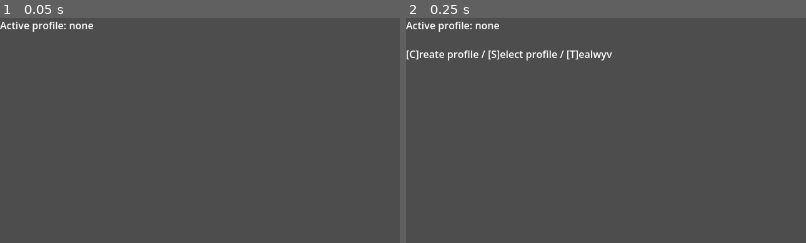
Above: before the commit, frames 1-2 (left to right).
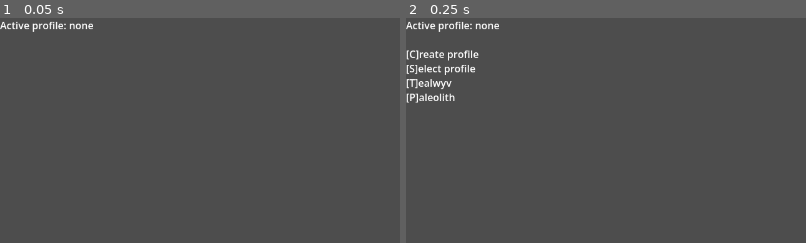
Above: after the commit, the same moments.

Repository: muraglim/proto-arch
Game: Godot game, scene res://core/main.tscn
The game is run twice, just before and just after one commit, with the same random seed, the same clock (stepped at 60 frames per second) and the same inputs.
Inputs:
- Up to frame 1 (0.05 s): no input
- Up to frame 2 (0.25 s): no input
The pictures show only the part of the screen within x 0-50%, y 0-50%; the shares and areas given below are measured in that part.

Frame 1 is identical in both runs. In frame 2, 1.4% of the frame differs, in the area x 0-52%, y 14-38%.

Commit message:
feat(Paleolith): bootstrap skeleton — tick loop, gather loop, hub state machine
new prototype. all Paleolith-specific files are net-new; no existing prototype
logic was modified. infrastructure files (uid_ledger, dep_ledger, scope_ledger,
Firm, Keeper) extended with Paleolith entries.

architecture:
- First _process-based Daemon in the architecture (paleolith_tick_daemon).
  tick daemon is scoped to paleolith_hub_lens lifetime.
- PaleolithMedium introduces per-context typewriter dispatch. config lives in
  paleolith_ledger under "typewriter_configs". compose() resolves by context_key
  with "default" fallback. replaces the single _type_out() approach from
  ConsoleMedium.

gameplay:
- day/night cycle at ~20:1 (dev time_scale: 50.0 → ~86s/day). Weather rolls on
  day advance; ambient temp follows a sin curve modulated by weather modifier.
  character temp chases ambient on real (unscaled) delta.
- gather loop: riverbank (flint) and scrubland (tinder), each with a fixed wait
  duration and flat success/failure roll. gathered materials capped in daemon.
  dev bypass (gather_bypass) forces 100% success rate.
- hub state machine: HUB → GATHERING → GATHER_RESULT, options gated by
  inventory and cap state. fire option gated on having both materials.
- fire-making is stubbed.

Diff:
--- a/core/firm.gd
+++ b/core/firm.gd
@@ -17,6 +17,10 @@
 	"uid://i6liuf46emr2", # tealwyv_combat_ledger
 	"uid://6sutqtwumaq6", # tealwyv_text_ledger
 	"uid://bpk1t01kn21d2", # tealwyv_character_daemon
+
+	#paleolith
+	"uid://dbb4nhow24e5x", # paleolith_ledger
+	"uid://u613hticam7w", #paleolith_text_ledger
 ]
 
 var ledgers: Dictionary = {}
--- a/core/keeper.gd
+++ b/core/keeper.gd
@@ -10,6 +10,10 @@
 	"uid://dah77mrkcmp7c", #tealwyv_dev_store
 	"uid://dnaj0b86atrx1", #tealwyv_character_store
 	"uid://cm70cvnxnh10s", #tealwyv_luck_store
+
+	# paleolith
+	"uid://btfwwyjtecol5", #paleolith_store
+	"uid://brubxwj4wqt3p", #paleolith_dev_store
 ]
 
 var stores: Dictionary = {}
--- /dev/null
+++ b/daemons/paleolith/paleolith_gather_daemon.gd
@@ -0,0 +1,62 @@
+class_name PaleolithGatherDaemon
+extends Daemon
+
+var _duration_riverbank: float = 0.0
+var _duration_scrubland: float = 0.0
+var _base_success_rate: float = 0.0
+
+var _elapsed: float = 0.0
+var _active_duration: float = 0.0
+var _active_location: String = ""
+
+func daemon_init() -> void:
+	set_process(false)
+	_duration_riverbank = Firm.get_value("paleolith_ledger", "gather_duration_riverbank")
+	_duration_scrubland = Firm.get_value("paleolith_ledger", "gather_duration_scrubland")
+	_base_success_rate = Firm.get_value("paleolith_ledger", "gather_base_success_rate")
+	_log("daemon_init(): online.")
+
+func daemon_shutdown() -> void:
+	set_process(false)
+	_log("daemon_shutdown(): offline.")
+
+func start_gather(location: String) -> void:
+	_active_location = location
+	_active_duration = _duration_riverbank if location == "riverbank" else _duration_scrubland
+	_elapsed = 0.0
+	set_process(true)
+	_log("start_gather(): %s (%.1fs)" % [location, _active_duration])
+
+func _process(delta: float) -> void:
+	_elapsed += delta
+	if _elapsed >= _active_duration:
+		set_process(false)
+		_resolve()
+
+func _resolve() -> void:
+	var bypass: bool = Keeper.get_value("paleolith_dev_store", "gather_bypass", false)
+	var threshold: float = 1.0 if bypass else _base_success_rate
+	if randf() < threshold:
+		_grant_yield()
+	else:
+		gather_failed.emit(_active_location)
+		_log("_resolve(): fail at %s" % _active_location)
+
+func _grant_yield() -> void:
+	var yield_key: String = "flint" if _active_location == "riverbank" else "tinder"
+	var cap_key: String = "flint_cap" if _active_location == "riverbank" else "tinder_cap"
+	var current: int = Keeper.get_value("paleolith_store", yield_key, 0)
+	var cap: int = Firm.get_value("paleolith_ledger", cap_key)
+	if current >= cap:
+		# lens should prevent reaching here via UI gates, but daemon is authoritative
+		gather_failed.emit(_active_location)
+		_log("_grant_yield(): %s already at cap (%d)" % [yield_key, cap])
+		return
+	Keeper.set_value("paleolith_store", yield_key, current + 1)
+	gather_succeeded.emit(_active_location, current + 1)
+	_log("_grant_yield(): +1 %s (%d/%d)" % [yield_key, current + 1, cap])
+
+@warning_ignore("unused_signal")
+signal gather_succeeded(location: String, new_count: int)
+@warning_ignore("unused_signal")
+signal gather_failed(location: String)
--- /dev/null
+++ b/daemons/paleolith/paleolith_tick_daemon.gd
@@ -0,0 +1,124 @@
+class_name PaleolithTickDaemon
+extends Daemon
+
+# ledger constants cached at daemon_init — all immutable, safe to cache.
+var _day_duration: float = 0.0
+var _tick_emit_interval: float = 0.0
+var _temp_chase_rate: float = 0.0
+var _weather_table: Array = []
+var _temp_grades: Array = []
+var _time_labels: Array = []
+var _temp_base_min: float = 0.0
+var _temp_base_max: float = 0.0
+
+# ephemeral state — not persisted. lives in daemon memory only.
+var _elapsed: float = 0.0
+var _emit_elapsed: float = 0.0
+var _time_of_day: float = 0.0
+var _ambient_temp: float = 0.0
+var _character_temp: float = 0.0
+var _weather: String = "clear"  # local cache; updated on day roll only.
+
+func daemon_init() -> void:
+	_day_duration = Firm.get_value("paleolith_ledger", "day_duration_seconds")
+	_tick_emit_interval = Firm.get_value("paleolith_ledger", "tick_emit_interval")
+	_temp_chase_rate = Firm.get_value("paleolith_ledger", "temp_chase_rate")
+	_weather_table = Firm.get_value("paleolith_ledger", "weather_table")
+	_temp_grades = Firm.get_value("paleolith_ledger", "temp_grades")
+	_time_labels = Firm.get_value("paleolith_ledger", "time_labels")
+	var range_data: Dictionary = Firm.get_value("paleolith_ledger", "temp_base_range")
+	_temp_base_min = range_data["min"]
+	_temp_base_max = range_data["max"]
+	_weather = Keeper.get_value("paleolith_store", "weather", "clear")
+	_update_ambient_temp()
+	_character_temp = _ambient_temp
+	_log("daemon_init(): online. ambient: %.1f° | character: %.1f°" % [_ambient_temp, _character_temp])
+
+func daemon_shutdown() -> void:
+	set_process(false)
+	_log("daemon_shutdown(): offline.")
+
+func _process(delta: float) -> void:
+	var time_scale: float = Keeper.get_value("paleolith_dev_store", "time_scale", 1.0)
+	var scaled_delta: float = delta * time_scale
+
+	_elapsed += scaled_delta
+	if _elapsed >= _day_duration:
+		_elapsed -= _day_duration
+		_advance_day()
+
+	_time_of_day = _elapsed / _day_duration
+	_update_ambient_temp()
+	_chase_character_temp(delta)
+
+	_emit_elapsed += delta
+	if _emit_elapsed >= _tick_emit_interval:
+		_emit_elapsed -= _tick_emit_interval
+		var payload := build_tick_payload()
+		_log("day %d | %s | %s | %.1f° (%s)" % [
+			payload["day"], payload["time_label"], payload["weather"],
+			payload["character_temp"], payload["temp_grade"]
+		])
+		tick.emit(payload)
+
+func _advance_day() -> void:
+	var current_day: int = Keeper.get_value("paleolith_store", "day", 1)
+	Keeper.set_value("paleolith_store", "day", current_day + 1)
+	_roll_weather()
+	var new_day: int = Keeper.get_value("paleolith_store", "day")
+	_log("_advance_day(): day %d | weather: %s" % [new_day, _weather])
+	day_rolled.emit(new_day, _weather)
+
+func _roll_weather() -> void:
+	var total_weight: float = _weather_table.reduce(func(acc, e): return acc + e["weight"], 0.0)
+	var roll: float = randf() * total_weight
+	var cursor: float = 0.0
+	for entry in _weather_table:
+		cursor += entry["weight"]
+		if roll < cursor:
+			_weather = entry["weather"]
+			Keeper.set_value("paleolith_store", "weather", _weather)
+			return
+
+func _update_ambient_temp() -> void:
+	var sun_factor: float = sin(_time_of_day * PI)
+	var base_temp: float = lerp(_temp_base_min, _temp_base_max, sun_factor)
+	_ambient_temp = base_temp + _get_weather_modifier()
+
+func _get_weather_modifier() -> float:
+	for entry in _weather_table:
+		if entry["weather"] == _weather:
+			return entry["temp_modifier"]
+	return 0.0
+
+func _chase_character_temp(delta: float) -> void:
+	# real (unscaled) delta — character temp responds to real time, not compressed game time.
+	_character_temp = lerp(_character_temp, _ambient_temp, clamp(_temp_chase_rate * delta, 0.0, 1.0))
+
+func build_tick_payload() -> Dictionary:
+	return {
+		"day":            Keeper.get_value("paleolith_store", "day", 1),
+		"time_of_day":    _time_of_day,
+		"time_label":     _get_time_label(),
+		"weather":        _weather,
+		"ambient_temp":   _ambient_temp,
+		"character_temp": _character_temp,
+		"temp_grade":     _get_temp_grade(_character_temp),
+	}
+
+func _get_time_label() -> String:
+	for entry in _time_labels:
+		if _time_of_day < entry["max"]:
+			return entry["label"]
+	return "Night"
+
+func _get_temp_grade(temp: float) -> String:
+	for entry in _temp_grades:
+		if temp < entry["max"]:
+			return entry["label"]
+	return "Hot"
+
+@warning_ignore("unused_signal")
+signal tick(payload: Dictionary)
+@warning_ignore("unused_signal")
+signal day_rolled(day: int, weather: String)
--- a/ledgers/core_text_Ledger.gd
+++ b/ledgers/core_text_Ledger.gd
@@ -3,7 +3,7 @@
 
 func _ready() -> void:
 	data = {
-	"project_start_main": "Active profile: {active_name}\n\n[C]reate profile / [S]elect profile / [T]ealwyv",
+	"project_start_main": "Active profile: {active_name}\n\n[C]reate profile\n[S]elect profile\n[T]ealwyv\n[P]aleolith",
 	"profile_creation_prompt": "Enter a name for your new profile (max {max_len} characters):",
 	"profile_creation_empty": "Name cannot be empty. Try again:",
 	"profile_creation_forbidden": "Name contains a forbidden character. Forbidden characters: {chars}\n\nTry again:",
--- a/ledgers/dep_ledger.gd
+++ b/ledgers/dep_ledger.gd
@@ -195,4 +195,45 @@
 				]
 			},
 		],
+		"paleolith_hub_lens": [
+			{
+				"uid_key": "console_channel",
+				"type": "channel",
+				"role": "console_channel",
+				"order": 0,
+				"wires": [
+					{"case": "signal", "signal": "input_received", "target": "self", "method": "_on_input"},
+				]
+			},
+			{
+				"uid_key": "paleolith_medium",
+				"type": "geist",
+				"role": "paleolith_medium",
+				"order": 1,
+				"wires": [
+					{"case": "call", "method": "set_channel", "target": "console_channel"},
+					{"case": "call", "source": "self", "method": "set_medium", "target": "paleolith_medium"},
+				]
+			},
+			{
+				"uid_key": "paleolith_tick_daemon",
+				"type": "daemon",
+				"role": "paleolith_tick_daemon",
+				"order": 2,
+				"wires": [
+					{"case": "call", "source": "self", "method": "set_tick_daemon", "target": "paleolith_tick_daemon"},
+				]
+			},
+			{
+				"uid_key": "paleolith_gather_daemon",
+				"type": "daemon",
+				"role": "paleolith_gather_daemon",
+				"order": 3,
+				"wires": [
+					{"case": "call", "source": "self", "method": "set_gather_daemon", "target": "paleolith_gather_daemon"},
+					{"case": "signal", "signal": "gather_succeeded", "target": "self", "method": "_on_gather_succeeded"},
+					{"case": "signal", "signal": "gather_failed", "target": "self", "method": "_on_gather_failed"},
+				]
+			},
+		],
 	}
--- /dev/null
+++ b/ledgers/paleolith/paleolith_ledger.gd
@@ -0,0 +1,58 @@
+class_name PaleolithLedger
+extends Ledger
+
+func _ready() -> void:
+	data = {
+		# tick
+		"day_duration_seconds": 4320.0,
+		"tick_emit_interval": 1.0,
+		"temp_chase_rate": 0.1,
+		"temp_base_range": {"min": 12.0, "max": 28.0},
+
+		"weather_table": [
+			{"weather": "clear",    "weight": 40.0, "temp_modifier":   5.0},
+			{"weather": "overcast", "weight": 30.0, "temp_modifier":  -2.0},
+			{"weather": "rain",     "weight": 20.0, "temp_modifier":  -6.0},
+			{"weather": "storm",    "weight": 10.0, "temp_modifier": -12.0},
+		],
+
+		"temp_grades": [
+			{"label": "Frigid",      "max":  5.0},
+			{"label": "Cold",        "max": 12.0},
+			{"label": "Cool",        "max": 18.0},
+			{"label": "Comfortable", "max": 24.0},
+			{"label": "Warm",        "max": 30.0},
+			{"label": "Hot",         "max":  INF},
+		],
+
+		"time_labels": [
+			{"label": "Night",     "max": 0.15},
+			{"label": "Dawn",      "max": 0.25},
+			{"label": "Morning",   "max": 0.45},
+			{"label": "Midday",    "max": 0.55},
+			{"label": "Afternoon", "max": 0.75},
+			{"label": "Dusk",      "max": 0.85},
+			{"label": "Night",     "max": 1.01},
+		],
+
+		# gathering
+		"gather_duration_riverbank": 2.5,
+		"gather_duration_scrubland": 2.0,
+		"gather_base_success_rate": 0.6,
+		# caps live here until upgrade mechanics warrant moving them to paleolith_store
+		"flint_cap": 3,
+		"tinder_cap": 5,
+
+		# typewriter dispatch — keyed by compose context_key, fallback to "default"
+		"typewriter_configs": {
+			"default":                             {"chars_per_second": 60.0, "initial_delay": 0.0},
+			"paleolith_hub":                       {"chars_per_second": 60.0, "initial_delay": 0.0},
+			"paleolith_gathering_start_riverbank": {"chars_per_second": 70.0, "initial_delay": 0.0},
+			"paleolith_gathering_start_scrubland": {"chars_per_second": 70.0, "initial_delay": 0.0},
+			"paleolith_gather_success_flint":      {"chars_per_second": 70.0, "initial_delay": 0.0},
+			"paleolith_gather_success_tinder":     {"chars_per_second": 70.0, "initial_delay": 0.0},
+			"paleolith_gather_fail_flint":         {"chars_per_second": 70.0, "initial_delay": 0.0},
+			"paleolith_gather_fail_tinder":        {"chars_per_second": 70.0, "initial_delay": 0.0},
+			"paleolith_fire_stub":                 {"chars_per_second": 30.0, "initial_delay": 0.5},
+		},
+	}
--- /dev/null
+++ b/ledgers/paleolith/paleolith_text_ledger.gd
@@ -0,0 +1,14 @@
+class_name PaleolithTextLedger
+extends Ledger
+
+func _ready() -> void:
+	data = {
+		"paleolith_hub": "Day {day} | {time_label} | {weather}\n{temp_grade}\n\nFlint: {flint}/{flint_cap}  Tinder: {tinder}/{tinder_cap}\n\n{options}",
+		"paleolith_gathering_start_riverbank": "You descend to the riverbank, scanning the gravel shallows for workable stone.\n\n...",
+		"paleolith_gathering_start_scrubland": "You push through the dry scrubland, searching the brittle undergrowth for tinder.\n\n...",
+		"paleolith_gather_success_flint": "You pocket a piece of flint with a promising edge. ({count}/{cap})\n\n[continue]",
+		"paleolith_gather_success_tinder": "You gather a handful of dry grass and shredded bark. ({count}/{cap})\n\n[continue]",
+		"paleolith_gather_fail_flint": "Nothing suitable among the stones today.\n\n[continue]",
+		"paleolith_gather_fail_tinder": "The scrubland offers little of use.\n\n[continue]",
+		"paleolith_fire_stub": "[FIRE — skeleton]\n\n[continue]",
+	}
--- a/ledgers/scope_ledger.gd
+++ b/ledgers/scope_ledger.gd
@@ -3,9 +3,10 @@
 
 func _ready() -> void:
 	data = {
-		"project_start": ["profile", "tealwyv_start"],
+		"project_start": ["profile", "tealwyv_start", "paleolith_hub"],
 		"profile": ["project_start"],
 		"tealwyv_start": ["project_start", "tealwyv_hub"],
 		"tealwyv_hub": ["tealwyv_start", "tealwyv_event"],
 		"tealwyv_event": ["tealwyv_hub"],
+		"paleolith_hub": ["project_start"],
 	}
--- a/ledgers/uid_ledger.gd
+++ b/ledgers/uid_ledger.gd
@@ -28,4 +28,14 @@
 		"tealwyv_reward_daemon": "uid://dkvnvl1ucbvnt",
 		"tealwyv_log_daemon": "uid://b2pk3o8m4bb5u",
 		"tealwyv_text_daemon": "uid://d30aw5tdkrn41",
+
+		# paloelith suite
+		## lenses
+		"paleolith_hub_lens": "uid://w6kjf8d4qqwg",
+
+		## mediums
+		"paleolith_medium": "uid://c7afnrqh8v8jj",
+		## daemons
+		"paleolith_tick_daemon": "uid://cgtlhahjqjhwt",
+		"paleolith_gather_daemon": "uid://18vg8d01ndxe",
 }
--- /dev/null
+++ b/lenses/paleolith/paleolith_hub_lens.gd
@@ -0,0 +1,115 @@
+class_name PaleolithHubLens
+extends Lens
+
+const CONTEXT_KEY = "paleolith_hub"
+
+enum HubState {
+	HUB,
+	GATHERING,
+	GATHER_RESULT,
+	FIRE_STUB,
+}
+
+var state: HubState = HubState.HUB
+
+var _medium: PaleolithMedium = null
+var _tick_daemon: PaleolithTickDaemon = null
+var _gather_daemon: PaleolithGatherDaemon = null
+
+func set_medium(medium: PaleolithMedium) -> void:
+	_medium = medium
+
+func set_tick_daemon(daemon: PaleolithTickDaemon) -> void:
+	_tick_daemon = daemon
+
+func set_gather_daemon(daemon: PaleolithGatherDaemon) -> void:
+	_gather_daemon = daemon
+
+func geist_init() -> void:
+	Scope.register(self)
+
+func geist_shutdown() -> void:
+	_log("geist_shutdown(): offline.")
+
+@warning_ignore("unused_parameter")
+func geist_resume(hint: Variant = "") -> void:
+	state = HubState.HUB
+	_request_compose()
+
+func _on_input(text: String) -> void:
+	if Scope.active_context != CONTEXT_KEY: return
+	match state:
+		HubState.HUB:
+			_handle_hub(text.strip_edges().to_lower())
+		HubState.GATHERING:
+			pass
+		HubState.GATHER_RESULT, HubState.FIRE_STUB:
+			state = HubState.HUB
+			_request_compose()
+
+func _handle_hub(action: String) -> void:
+	var flint: int = Keeper.get_value("paleolith_store", "flint", 0)
+	var tinder: int = Keeper.get_value("paleolith_store", "tinder", 0)
+	var flint_cap: int = Firm.get_value("paleolith_ledger", "flint_cap")
+	var tinder_cap: int = Firm.get_value("paleolith_ledger", "tinder_cap")
+	match action:
+		"r":
+			if flint >= flint_cap: return
+			state = HubState.GATHERING
+			_medium.compose("paleolith_gathering_start_riverbank", {})
+			_gather_daemon.start_gather("riverbank")
+		"s":
+			if tinder >= tinder_cap: return
+			state = HubState.GATHERING
+			_medium.compose("paleolith_gathering_start_scrubland", {})
+			_gather_daemon.start_gather("scrubland")
+		"f":
+			if flint <= 0 or tinder <= 0: return
+			state = HubState.FIRE_STUB
+			_medium.compose("paleolith_fire_stub", {})
+		"b":
+			Mount.unmount(self)
+			Scope.transition("project_start")
+
+func _on_gather_succeeded(location: String, new_count: int) -> void:
+	state = HubState.GATHER_RESULT
+	var is_flint: bool = location == "riverbank"
+	var key: String = "paleolith_gather_success_flint" if is_flint else "paleolith_gather_success_tinder"
+	var cap: int = Firm.get_value("paleolith_ledger", "flint_cap" if is_flint else "tinder_cap")
+	_medium.compose(key, {"count": new_count, "cap": cap})
+
+func _on_gather_failed(location: String) -> void:
+	state = HubState.GATHER_RESULT
+	var key: String = "paleolith_gather_fail_flint" if location == "riverbank" else "paleolith_gather_fail_tinder"
+	_medium.compose(key, {})
+
+func _request_compose() -> void:
+	if Guard.is_null_or_empty(_medium, name + ":_request_compose"): return
+	if Guard.is_null_or_empty(_tick_daemon, name + ":_request_compose"): return
+	var tick: Dictionary = _tick_daemon.build_tick_payload()
+	var flint: int = Keeper.get_value("paleolith_store", "flint", 0)
+	var tinder: int = Keeper.get_value("paleolith_store", "tinder", 0)
+	var flint_cap: int = Firm.get_value("paleolith_ledger", "flint_cap")
+	var tinder_cap: int = Firm.get_value("paleolith_ledger", "tinder_cap")
+	_medium.compose("paleolith_hub", {
+		"day":       tick["day"],
+		"time_label": tick["time_label"],
+		"weather":   tick["weather"],
+		"temp_grade": tick["temp_grade"],
+		"flint":     flint,
+		"flint_cap": flint_cap,
+		"tinder":    tinder,
+		"tinder_cap": tinder_cap,
+		"options":   _build_options(flint, tinder, flint_cap, tinder_cap),
+	})
+
+func _build_options(flint: int, tinder: int, flint_cap: int, tinder_cap: int) -> String:
+	var lines: Array = []
+	if flint < flint_cap:
+		lines.append("[R]iverbank")
+	if tinder < tinder_cap:
+		lines.append("[S]crubland")
+	if flint > 0 and tinder > 0:
+		lines.append("[F]ire")
+	lines.append("[B]ack")
+	return "\n".join(lines)
--- a/lenses/project_start_lens.gd
+++ b/lenses/project_start_lens.gd
@@ -31,6 +31,9 @@
 		"t":
 			Mount.mount_lens("tealwyv_start_lens")
 			Scope.transition.call_deferred("tealwyv_start")
+		"p":
+			Mount.mount_lens("paleolith_hub_lens")
+			Scope.transition.call_deferred("paleolith_hub")
 
 func _request_compose() -> void:
 	if Guard.is_null_or_empty(_medium, name + ":_request_compose"): return
--- /dev/null
+++ b/mediums/paleolith/paleolith_medium.gd
@@ -0,0 +1,45 @@
+class_name PaleolithMedium
+extends Medium
+
+var _channel: ConsoleChannel = null
+var _type_tween: Tween = null
+
+func geist_shutdown() -> void:
+	_kill_tween()
+	_log("geist_shutdown(): offline.")
+
+func set_channel(channel: ConsoleChannel) -> void:
+	_channel = channel
+
+func compose(context_key: String, data: Dictionary = {}) -> void:
+	if Guard.is_null_or_empty(_channel, name + ":compose._channel"): return
+	var format_string = Firm.get_value("paleolith_text_ledger", context_key)
+	if Guard.is_null_or_empty(format_string, name + ":compose.%s" % context_key): return
+	var text: String = format_string.format(data) if not data.is_empty() else format_string
+	_type_out(text, _get_typewriter_config(context_key))
+
+func display_raw(text: String) -> void:
+	if Guard.is_null_or_empty(_channel, name + ":display_raw"): return
+	_type_out(text, _get_typewriter_config("default"))
+
+func _get_typewriter_config(context_key: String) -> Dictionary:
+	var configs: Dictionary = Firm.get_value("paleolith_ledger", "typewriter_configs", {})
+	if configs.has(context_key):
+		return configs[context_key]
+	return configs.get("default", {"chars_per_second": 60.0, "initial_delay": 0.0})
+
+func _type_out(text: String, config: Dictionary) -> void:
+	_kill_tween()
+	_channel.prepare_for_reveal(text)
+	var cps: float = config.get("chars_per_second", 60.0)
+	var delay: float = config.get("initial_delay", 0.0)
+	var duration: float = float(text.length()) / cps if cps > 0.0 else 0.0
+	_type_tween = create_tween()
+	if delay > 0.0:
+		_type_tween.tween_interval(delay)
+	_type_tween.tween_method(_channel.set_visible_characters, 0, text.length(), duration)
+
+func _kill_tween() -> void:
+	if _type_tween != null and _type_tween.is_valid():
+		_type_tween.kill()
+	_type_tween = null
--- /dev/null
+++ b/stores/paleolith/paleolith_dev_store.gd
@@ -0,0 +1,8 @@
+class_name PaleolithDevStore
+extends AutoSaveStore
+
+func _init_defaults() -> void:
+	data = {
+		"time_scale": 1.0,
+		"gather_bypass": false,  # true → 100% success rate
+	}
--- /dev/null
+++ b/stores/paleolith/paleolith_store.gd
@@ -0,0 +1,11 @@
+class_name PaleolithStore
+extends AutoSaveStore
+
+func _init_defaults() -> void:
+	data = {
+		"day": 1,
+		"weather": "clear",
+		"flint": 0,
+		"tinder": 0,
+		"has_fire": false,
+	}
Not shown, added: daemons/paleolith/paleolith_gather_daemon.gd.uid
Not shown, added: daemons/paleolith/paleolith_tick_daemon.gd.uid
Not shown, added: ledgers/paleolith/paleolith_ledger.gd.uid
Not shown, added: ledgers/paleolith/paleolith_text_ledger.gd.uid
Not shown, added: lenses/paleolith/paleolith_hub_lens.gd.uid
Not shown, added: mediums/paleolith/paleolith_medium.gd.uid
Not shown, added: stores/paleolith/paleolith_dev_store.gd.uid
Not shown, added: stores/paleolith/paleolith_store.gd.uid
